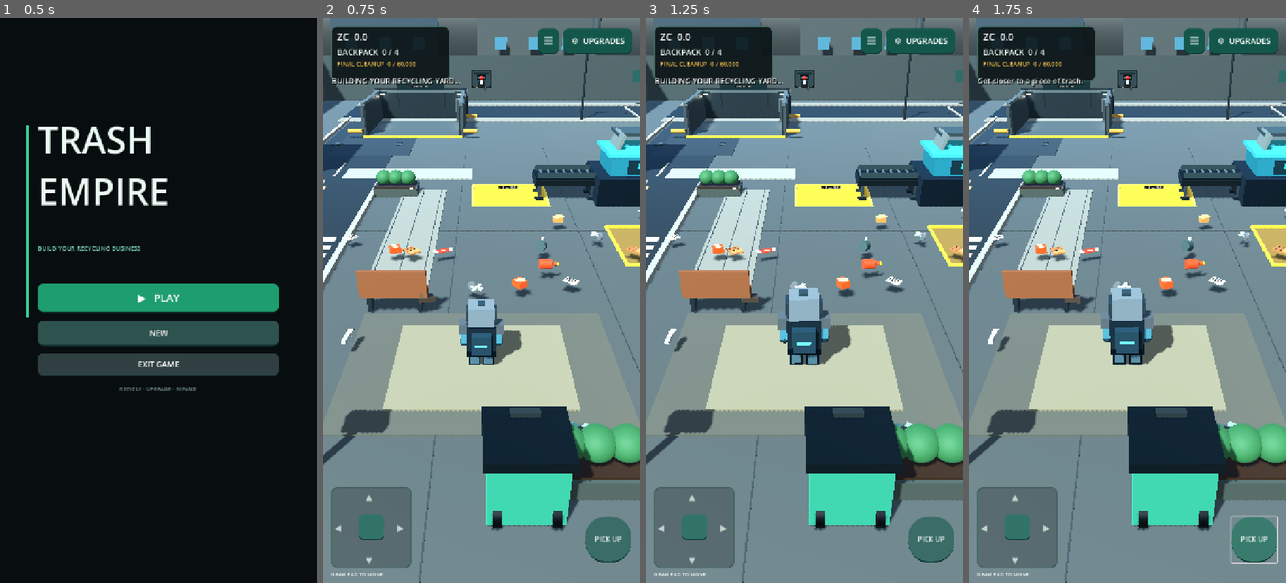
Above: before the commit, frames 1-4 (left to right).
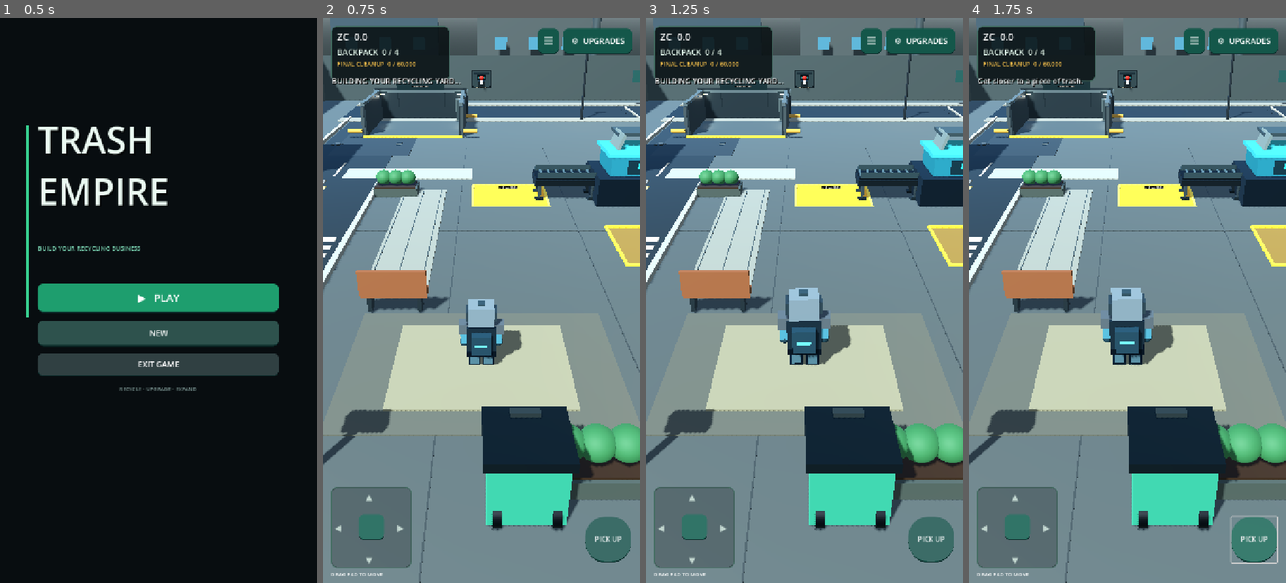
Above: after the commit, the same moments.

Repository: zekainstabot/trash-empire
Game: Godot game, scene res://Scenes/Main.tscn
Same seed, same stepped clock (60 frames per second), same inputs: the game is played once before the commit and once after it.
Inputs:
- Up to frame 1 (0.5 s): no input
- Up to frame 2 (0.75 s): click "▶ PLAY" at 0.5 s
- Up to frame 3 (1.25 s): no input
- Up to frame 4 (1.75 s): click "PICK UP" at 1.25 s

Frame 1 is identical in both runs. In frame 2, 1.3% of the frame differs, in the area x 5-100%, y 30-73%; in frame 3, 1.3%; in frame 4, 1.2%.
Error after the commit: Parse Error: Too many arguments for "_cylinder_piece()" call. Expected at most 5 but received 6. (res://Scripts/trash.gd:372)

Commit message:
Add ten more detailed collectible trash models

Diff:
--- a/Scripts/trash.gd
+++ b/Scripts/trash.gd
@@ -7,7 +7,7 @@
 	var rng := RandomNumberGenerator.new()
 	rng.randomize()
 	spin_speed = rng.randf_range(-0.45, 0.45)
-	match rng.randi_range(0, 20):
+	match rng.randi_range(0, 30):
 		0:
 			_make_plastic_bottle(rng)
 		1:
@@ -50,8 +50,26 @@
 			_make_scrap_spring(rng)
 		20:
 			_make_oil_can(rng)
-		_:
-			_make_old_shoe(rng)
+		21:
+			_make_banana_peel(rng)
+		22:
+			_make_plastic_bag(rng)
+		23:
+			_make_milk_carton(rng)
+		24:
+			_make_old_tire(rng)
+		25:
+			_make_paint_bucket(rng)
+		26:
+			_make_toy_blocks(rng)
+		27:
+			_make_glass_jar(rng)
+		28:
+			_make_takeaway_tray(rng)
+		29:
+			_make_cable_bundle(rng)
+		30:
+			_make_safety_helmet(rng)
 	rotation.y = rng.randf_range(0.0, TAU)
 	if has_meta("rare_type"):
 		_add_rare_visual(String(get_meta("rare_type")))
@@ -296,6 +314,104 @@
 	add_child(_flat_box(Vector3(0.19, 0.12, 0.025), Vector3(0, 0.22, -0.17), Color(0.86, 0.61, 0.16)))
 	add_child(_cylinder_piece(0.055, 0.055, 0.10, Vector3(0.18, 0.40, 0), Color(0.62, 0.66, 0.62)))
 
+func _make_banana_peel(rng: RandomNumberGenerator) -> void:
+	for side in [-1.0, 1.0]:
+		var peel := _flat_box(Vector3(0.34, 0.045, 0.12), Vector3(side * 0.13, 0.035, 0), Color(0.88, 0.72, 0.12))
+		peel.rotation.y = side * 0.28
+		add_child(peel)
+	add_child(_flat_box(Vector3(0.14, 0.05, 0.10), Vector3(0, 0.055, 0), Color(0.43, 0.31, 0.12)))
+	rotation.y = rng.randf_range(0.0, TAU)
+
+func _make_plastic_bag(rng: RandomNumberGenerator) -> void:
+	var body := _flat_box(Vector3(0.46, 0.055, 0.38), Vector3(0, 0.12, 0), Color(0.74, 0.82, 0.78, 0.78))
+	body.rotation.y = rng.randf_range(-0.35, 0.35)
+	add_child(body)
+	for side in [-1.0, 1.0]:
+		var handle := _flat_box(Vector3(0.10, 0.22, 0.055), Vector3(side * 0.14, 0.23, 0), Color(0.82, 0.88, 0.82, 0.82))
+		handle.rotation.z = side * 0.25
+		add_child(handle)
+
+func _make_milk_carton(rng: RandomNumberGenerator) -> void:
+	var body := _flat_box(Vector3(0.34, 0.42, 0.28), Vector3(0, 0.23, 0), Color(0.82, 0.84, 0.77))
+	body.rotation.y = rng.randf_range(-0.18, 0.18)
+	add_child(body)
+	add_child(_flat_box(Vector3(0.36, 0.10, 0.30), Vector3(0, 0.49, 0), Color(0.30, 0.55, 0.72)))
+	add_child(_cylinder_piece(0.045, 0.045, 0.07, Vector3(0.08, 0.57, 0), Color(0.94, 0.91, 0.76)))
+
+func _make_old_tire(rng: RandomNumberGenerator) -> void:
+	var tire := MeshInstance3D.new()
+	var torus := TorusMesh.new()
+	torus.inner_radius = 0.25
+	torus.outer_radius = 0.43
+	torus.rings = 12
+	torus.ring_segments = 20
+	tire.mesh = torus
+	tire.position.y = 0.43
+	tire.rotation_degrees.x = 90.0
+	tire.material_override = _material(Color(0.055, 0.065, 0.067))
+	add_child(tire)
+	var hub := _cylinder_piece(0.22, 0.22, 0.10, Vector3(0, 0.43, 0), Color(0.38, 0.42, 0.42))
+	hub.rotation_degrees.x = 90.0
+	add_child(hub)
+	rotation.y = rng.randf_range(0.0, TAU)
+
+func _make_paint_bucket(rng: RandomNumberGenerator) -> void:
+	add_child(_cylinder_piece(0.19, 0.16, 0.36, Vector3(0, 0.19, 0), Color(0.72, 0.31, 0.16)))
+	add_child(_cylinder_piece(0.20, 0.20, 0.045, Vector3(0, 0.38, 0), Color(0.58, 0.62, 0.61)))
+	add_child(_flat_box(Vector3(0.20, 0.12, 0.025), Vector3(0, 0.20, -0.16), Color(0.92, 0.84, 0.62)))
+	rotation.y = rng.randf_range(0.0, TAU)
+
+func _make_toy_blocks(rng: RandomNumberGenerator) -> void:
+	var colors := [Color(0.86, 0.18, 0.13), Color(0.16, 0.43, 0.82), Color(0.92, 0.70, 0.12), Color(0.18, 0.62, 0.38)]
+	for i in range(4):
+		var block := _flat_box(Vector3(0.20, 0.18, 0.20), Vector3(rng.randf_range(-0.20, 0.20), 0.09 + float(i % 2) * 0.18, rng.randf_range(-0.18, 0.18)), colors[i])
+		block.rotation.y = rng.randf_range(0.0, TAU)
+		add_child(block)
+
+func _make_glass_jar(rng: RandomNumberGenerator) -> void:
+	var jar := _cylinder_piece(0.14, 0.16, 0.34, Vector3(0, 0.18, 0), Color(0.48, 0.72, 0.65, 0.78), true)
+	jar.rotation_degrees.z = rng.randf_range(-12.0, 12.0)
+	add_child(jar)
+	add_child(_cylinder_piece(0.075, 0.075, 0.08, Vector3(0, 0.37, 0), Color(0.72, 0.76, 0.72)))
+
+func _make_takeaway_tray(rng: RandomNumberGenerator) -> void:
+	var tray := _flat_box(Vector3(0.48, 0.07, 0.36), Vector3(0, 0.07, 0), Color(0.72, 0.73, 0.68))
+	tray.rotation.y = rng.randf_range(0.0, TAU)
+	add_child(tray)
+	for x in [-0.16, 0.0, 0.16]:
+		add_child(_flat_box(Vector3(0.12, 0.045, 0.25), Vector3(x, 0.12, 0), Color(0.83, 0.82, 0.75)))
+
+func _make_cable_bundle(rng: RandomNumberGenerator) -> void:
+	for i in range(3):
+		var cable := MeshInstance3D.new()
+		var torus := TorusMesh.new()
+		torus.inner_radius = 0.10
+		torus.outer_radius = 0.15
+		torus.rings = 8
+		torus.ring_segments = 16
+		cable.mesh = torus
+		cable.position = Vector3(rng.randf_range(-0.10, 0.10), 0.13 + float(i) * 0.035, rng.randf_range(-0.08, 0.08))
+		cable.rotation_degrees.x = 90.0
+		cable.rotation.z = rng.randf_range(-0.35, 0.35)
+		cable.material_override = _material([Color(0.12, 0.14, 0.16), Color(0.72, 0.24, 0.13), Color(0.12, 0.38, 0.62)][i])
+		add_child(cable)
+
+func _make_safety_helmet(rng: RandomNumberGenerator) -> void:
+	var shell := MeshInstance3D.new()
+	var sphere := SphereMesh.new()
+	sphere.radius = 0.27
+	sphere.height = 0.34
+	sphere.radial_segments = 12
+	sphere.rings = 6
+	shell.mesh = sphere
+	shell.position.y = 0.16
+	shell.scale = Vector3(1.25, 0.70, 1.0)
+	shell.material_override = _material(Color(0.91, 0.66, 0.12))
+	add_child(shell)
+	add_child(_flat_box(Vector3(0.62, 0.055, 0.34), Vector3(0, 0.055, 0), Color(0.88, 0.61, 0.10)))
+	rotation.y = rng.randf_range(0.0, TAU)
+
+
 func _flat_box(size: Vector3, pos: Vector3, color: Color) -> MeshInstance3D:
 	var mesh := MeshInstance3D.new()
 	var shape := BoxMesh.new()
